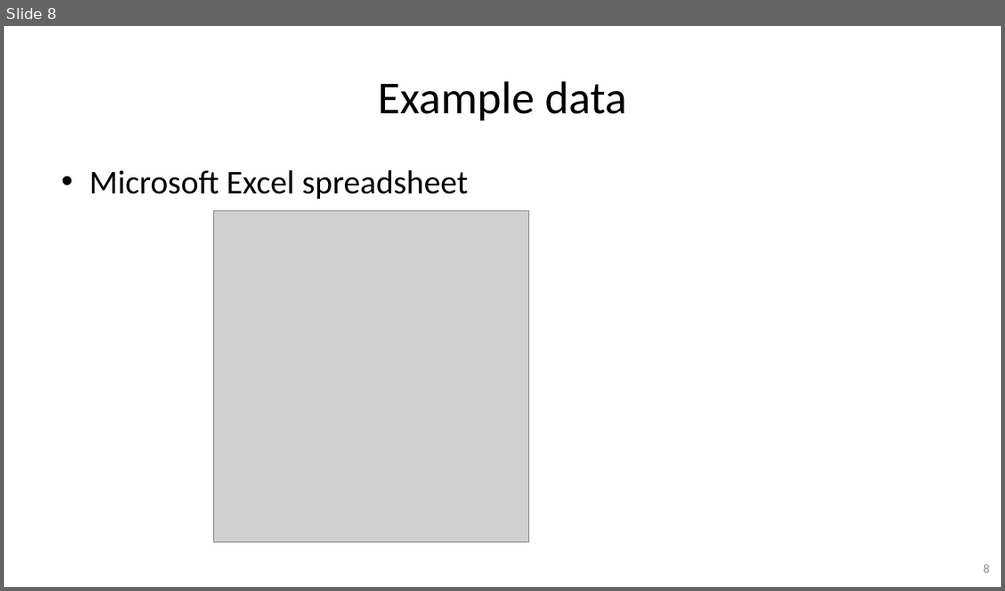
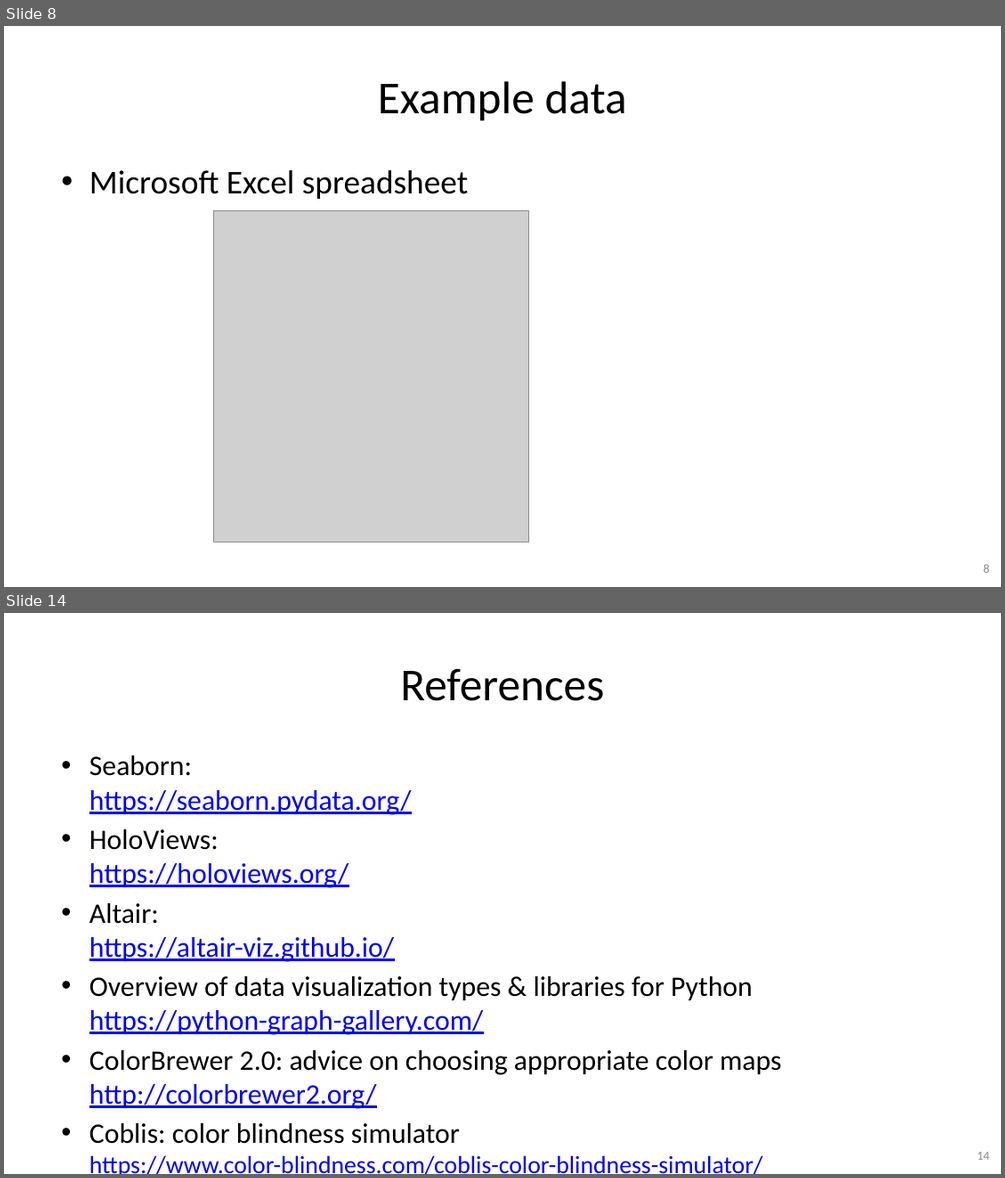
Before and after one commit to gjbex/Python-for-data-science, a slide deck: python_for_data_science.pptx. Shown one above the other, each under a label of ours: slide 8 before the commit, slides 8 and 14 after it; the slides between them are not shown. The pictures are 1005x591 and 1005x1178 pixels, drawn with LibreOffice and Linux fonts; fonts in the diff are those of the drawing; grey boxes stand for pictures. Boxes give left, top, right and bottom in pixels: in the first picture for what was removed or moved away, otherwise in the second. Text is boxed around its words. In the diff, an @@ line names an element or a change of style, - is before the commit and + after.

Commit message:
Update slides
* Remove most of pandas slides, use notebook
* Remove outdatted HoloViews slides, use notebook
* Add references to material on Seaborn
* Add reference to materail on Altair
* Replace HoloViews section by visualization section
* Add references to NetworkX and Xarray libraries

```diff
--- a/python_for_data_science.pptx
+++ b/python_for_data_science.pptx
@@ slide 14 added at [4, 613, 1001, 1174], background #FFFFFF @@
@@ title added at [400, 668, 604, 701], 44 pt, text #000000 @@
+References
@@ text added at [89, 755, 782, 1174], 27.2 pt, text #0000FF, underline @@
+• Seaborn:
+  https://seaborn.pydata.org/
+• HoloViews:
+  https://holoviews.org/
+• Altair:
+  https://altair-viz.github.io/
+• Overview of data visualization types & libraries for Python
+  https://python-graph-gallery.com/
+• ColorBrewer 2.0: advice on choosing appropriate color maps
+  http://colorbrewer2.org/
+• Coblis: color blindness simulator
+  https://www.color-blindness.com/coblis-color-blindness-simulator/
@@ page number added at [977, 1151, 989, 1159], 12 pt, text #8C8C8C @@
+14
```
Also in this commit, not shown: 6 slides changed, 4 other slides added, 20 slides removed.
